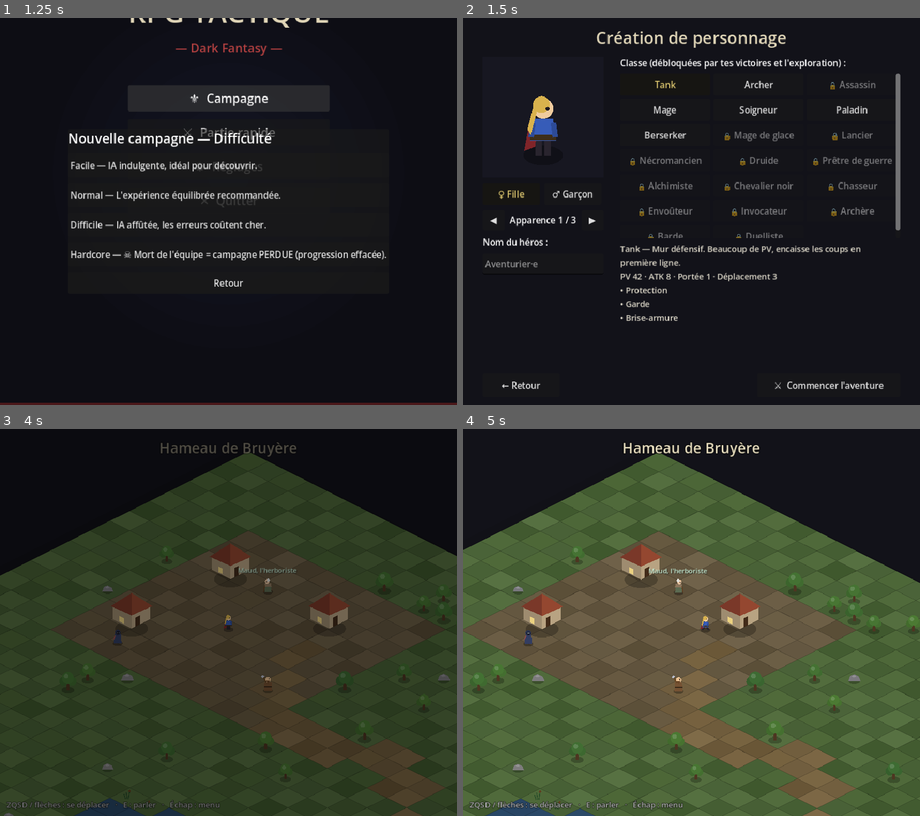
Above: before the commit, frames 1-4 (two rows, left to right).
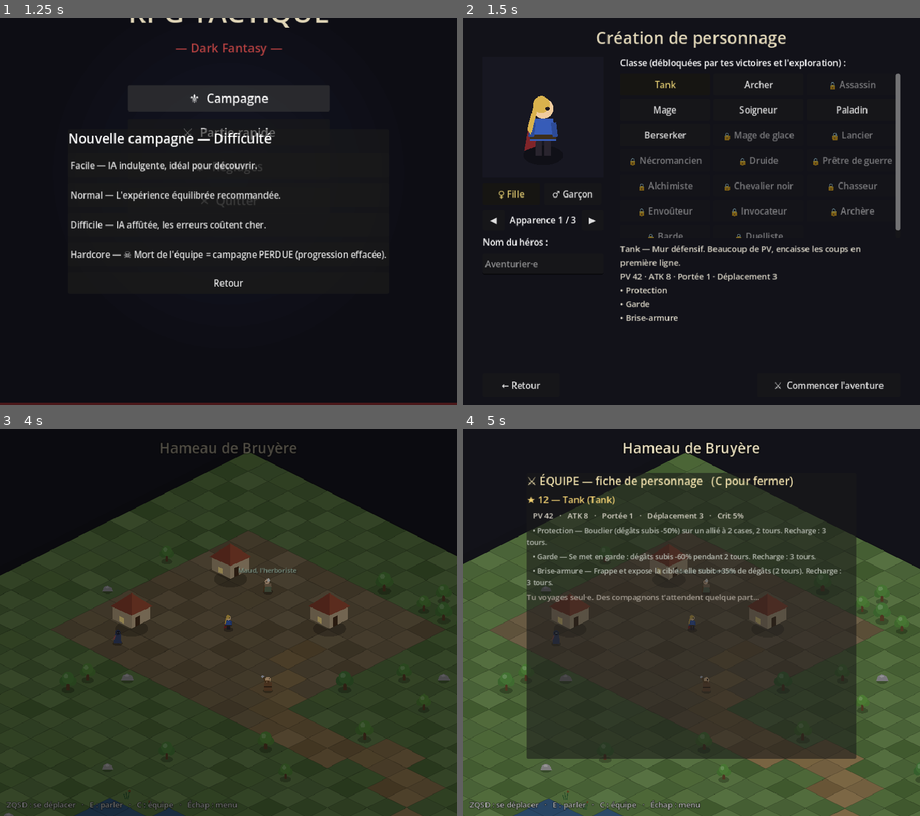
Above: after the commit, the same moments.

Repository: bodji27200-web/mon-jeux-video-
Game: Godot game, scene res://Title.tscn
Same seed, same stepped clock (60 frames per second), same inputs: the game is played once before the commit and once after it.
Inputs (mouse positions are in pixels of both pictures, inside the frame that each line leads up to):
- Up to frame 1 (1.25 s): click "⚜ Campagne" at 0.5 s
- Up to frame 2 (1.5 s): click "Normal — L'expérience équilib…" at 1.25 s
- Up to frame 3 (4 s): click (82, 676) at 2.02 s; type "12" at 2.1 s; click "Tank" at 2.75 s; click "⚔ Commencer l'aventure" at 3.5 s
- Up to frame 4 (5 s): tap Enter (ui_accept) at 4.25, 4.52 s; move the mouse to (792, 603) at 4.27 s; hold D from 4.28 s (still down); tap E at 4.35 s; click (792, 603) at 4.42 s; tap C at 4.55 s

Frame 1 is identical in both runs. In frame 2, less than 0.1% of the frame differs, in the area x 13-21%, y 20-35%; in frame 3, 0.3%; in frame 4, 54%, in the area x 0-100%, y 6-100%.

Commit message:
Règle perf permanente + audit global + fiche de personnage (touche C)
- CLAUDE.md : PERFORMANCE > QUALITÉ gravé en garde-fou (cible navigateur
  Xbox/TV) : redraws throttlés <=15 i/s, statique en cache, audits en bloc
- Audit : aperçu création de perso 15 i/s, Battle._process coupé sans boss,
  label terrain mis à jour seulement au changement de case
- Fiche d'équipe en exploration (C) : héros + compagnons, stats et
  compétences, monde en pause, panneau rempli à l'ouverture seulement

https://claude.ai/code/session_01EpgfsrtgHrc32ugg4f27MT

Diff:
--- a/Battle.gd
+++ b/Battle.gd
@@ -128,6 +128,7 @@
 			_boss_unit = u
 			break
 	if _boss_unit == null:
+		set_process(false)  # pas de boss : aucun travail par image
 		return
 	_boss_name_label = Label.new()
 	_boss_name_label.text = str(_boss_unit.data.name)
@@ -497,7 +498,7 @@
 		if hc != grid.hover_cell:
 			grid.hover_cell = hc
 			grid.queue_redraw()
-		_update_terrain_hint(hc)
+			_update_terrain_hint(hc)  # seulement au changement de case (perf)
 		return
 	if _finished or active_unit == null or not active_unit.is_player():
 		return
--- a/CharacterCreate.gd
+++ b/CharacterCreate.gd
@@ -25,9 +25,14 @@
 	Audio.play_music("menu")
 
 
+var _preview_t := 0.0
 func _process(delta: float) -> void:
+	# Aperçu animé à 15 i/s (règle perf : jamais de redraw vectoriel à 60 i/s).
 	_phase += delta * 2.2
-	_preview.queue_redraw()
+	_preview_t += delta
+	if _preview_t >= 1.0 / 15.0:
+		_preview_t = 0.0
+		_preview.queue_redraw()
 
 
 func _draw() -> void:
--- a/Overworld.gd
+++ b/Overworld.gd
@@ -221,6 +221,11 @@
 var _dlg_speaker: Label
 var _dlg_text: Label
 var _dlg_choices: VBoxContainer
+# Fiche de personnage (touche C) : panneau construit une fois, rempli à
+# l'ouverture seulement (règle perf : rien par image quand c'est fermé).
+var _sheet_open := false
+var _sheet_panel: PanelContainer
+var _sheet_box: VBoxContainer
 
 
 func _ready() -> void:
@@ -459,7 +464,7 @@
 	_zone_label.add_theme_constant_override("outline_size", 6)
 	layer.add_child(_zone_label)
 	var hint := Label.new()
-	hint.text = "ZQSD / flèches : se déplacer   ·   E : parler   ·   Échap : menu"
+	hint.text = "ZQSD : se déplacer   ·   E : parler   ·   C : équipe   ·   Échap : menu"
 	hint.position = Vector2(12, 704 - 30)
 	hint.add_theme_font_size_override("font_size", 14)
 	hint.add_theme_color_override("font_color", Color(0.85, 0.85, 0.85, 0.8))
@@ -489,6 +494,20 @@
 	_dlg_choices.add_theme_constant_override("separation", 4)
 	vb.add_child(_dlg_choices)
 
+	# Fiche d'équipe (cachée par défaut, remplie à l'ouverture).
+	_sheet_panel = PanelContainer.new()
+	_sheet_panel.position = Vector2(116, 80)
+	_sheet_panel.custom_minimum_size = Vector2(600, 0)
+	_sheet_panel.visible = false
+	layer.add_child(_sheet_panel)
+	var sheet_scroll := ScrollContainer.new()
+	sheet_scroll.custom_minimum_size = Vector2(600, 520)
+	_sheet_panel.add_child(sheet_scroll)
+	_sheet_box = VBoxContainer.new()
+	_sheet_box.custom_minimum_size = Vector2(580, 0)
+	_sheet_box.add_theme_constant_override("separation", 8)
+	sheet_scroll.add_child(_sheet_box)
+
 	_fade = ColorRect.new()
 	_fade.position = Vector2.ZERO
 	_fade.size = Vector2(832, 704)
@@ -502,7 +521,7 @@
 func _process(delta: float) -> void:
 	if _grace > 0.0:
 		_grace -= delta
-	if not _locked and not _talking:
+	if not _locked and not _talking and not _sheet_open:
 		_move_player(delta)
 		_update_foes(delta)
 		_update_npcs()
@@ -529,14 +548,23 @@
 		if _talking:
 			_close_dialogue()
 			return
+		if _sheet_open:
+			_close_sheet()
+			return
 		GameData.campaign_pos = _player.mpos
 		GameData.save_campaign()
 		get_tree().change_scene_to_file("res://Title.tscn")
 	# E : parler au PNJ à portée (les choix se font à la souris).
-	if event.physical_keycode == KEY_E and not _talking:
+	if event.physical_keycode == KEY_E and not _talking and not _sheet_open:
 		var npc := _nearest_npc()
 		if npc:
 			_open_dialogue(npc)
+	# C : fiche d'équipe (héros + compagnons), monde en pause pendant la lecture.
+	if event.physical_keycode == KEY_C and not _talking:
+		if _sheet_open:
+			_close_sheet()
+		else:
+			_open_sheet()
 
 
 # PNJ : immobiles, mais se tournent vers le joueur proche (et affichent l'invite).
@@ -690,6 +718,70 @@
 				tw.tween_property(leaving, "modulate:a", 0.0, 1.2)
 				tw.tween_callback(leaving.queue_free)
 	_dlg_npc = null
+
+
+# --- Fiche d'équipe (touche C) : héros + compagnons, stats et compétences ---
+
+const ROLE_NAMES := {"tank": "Tank", "melee": "Mêlée", "ranged": "Tireur", "healer": "Soutien"}
+
+func _open_sheet() -> void:
+	_sheet_open = true
+	_player.moving = false
+	Audio.play_sfx("click")
+	for c in _sheet_box.get_children():
+		c.queue_free()
+	var title := Label.new()
+	title.text = "⚔ ÉQUIPE — fiche de personnage   (C pour fermer)"
+	title.add_theme_font_size_override("font_size", 20)
+	title.add_theme_color_override("font_color", Color(0.92, 0.86, 0.66))
+	_sheet_box.add_child(title)
+	_add_sheet_member(str(GameData.campaign_hero.get("name", "Héros")),
+			str(GameData.campaign_hero.get("class", "tank")), true)
+	for comp_id in GameData.campaign_party:
+		var c: Dictionary = GameData.COMPANIONS.get(comp_id, {})
+		if not c.is_empty():
+			_add_sheet_member(str(c.name), str(c["class"]), false)
+	if GameData.campaign_party.is_empty():
+		var alone := Label.new()
+		alone.text = "Tu voyages seul·e. Des compagnons t'attendent quelque part..."
+		alone.add_theme_font_size_override("font_size", 14)
+		alone.add_theme_color_override("font_color", Color(0.65, 0.62, 0.58))
+		_sheet_box.add_child(alone)
+	_sheet_panel.visible = true
+
+
+func _close_sheet() -> void:
+	_sheet_open = false
+	_sheet_panel.visible = false
+
+
+# Un membre de l'équipe : nom + classe/rôle, stats, et ses compétences actives.
+func _add_sheet_member(member_name: String, cid: String, is_hero: bool) -> void:
+	var d: Dictionary = GameData.CLASSES.get(cid, {})
+	if d.is_empty():
+		return
+	var head := Label.new()
+	var role := str(ROLE_NAMES.get(str(d.get("role", "")), ""))
+	head.text = "%s%s — %s (%s)" % ["★ " if is_hero else "", member_name, str(d.name), role]
+	head.add_theme_font_size_override("font_size", 17)
+	head.add_theme_color_override("font_color",
+			Color(0.95, 0.82, 0.45) if is_hero else Color(0.75, 0.88, 0.80))
+	_sheet_box.add_child(head)
+	var stats := Label.new()
+	stats.text = "   PV %d   ·   ATK %d   ·   Portée %d   ·   Déplacement %d   ·   Crit %d%%" % [
+			int(d.max_hp), int(d.attack), int(d.attack_range),
+			int(d.move_range), int(float(d.crit_chance) * 100.0)]
+	stats.add_theme_font_size_override("font_size", 14)
+	stats.add_theme_color_override("font_color", Color(0.85, 0.83, 0.78))
+	_sheet_box.add_child(stats)
+	for a in d.get("actives", []):
+		var sk := Label.new()
+		sk.text = "   • %s — %s" % [str(a.name), str(a.get("desc", ""))]
+		sk.autowrap_mode = TextServer.AUTOWRAP_WORD_SMART
+		sk.custom_minimum_size = Vector2(560, 0)
+		sk.add_theme_font_size_override("font_size", 13)
+		sk.add_theme_color_override("font_color", Color(0.72, 0.74, 0.70))
+		_sheet_box.add_child(sk)
 
 
 # Annonce dorée au centre (réutilise le label de zone, rendu à la zone après 3 s).
Not shown, changed: CLAUDE.md
